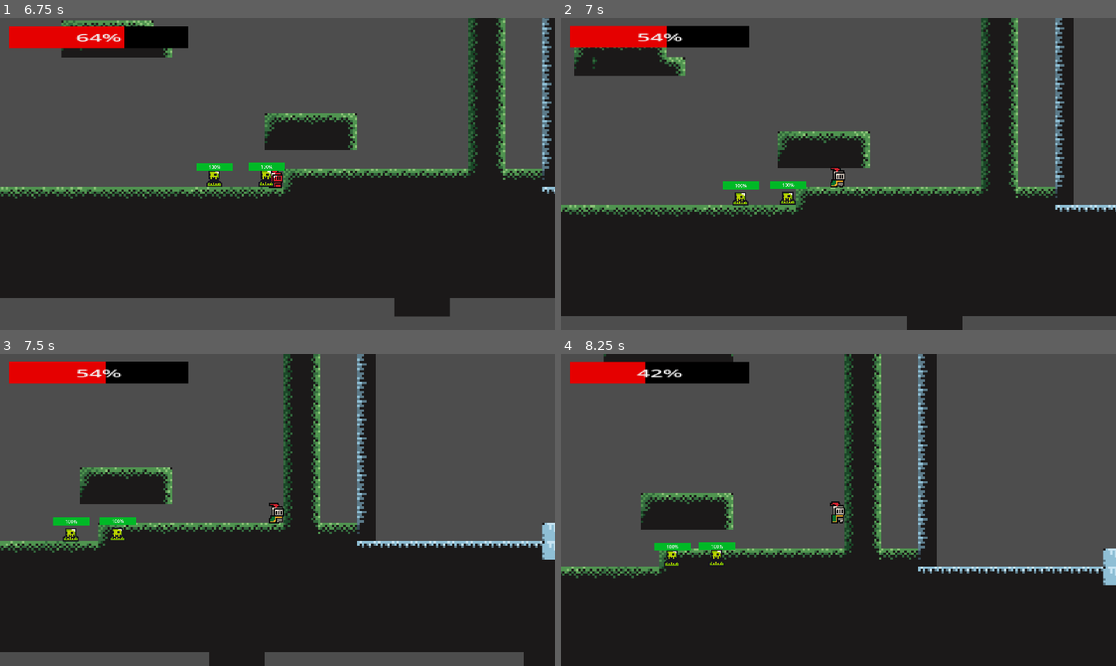
Above: before the commit, frames 1-4 (two rows, left to right).
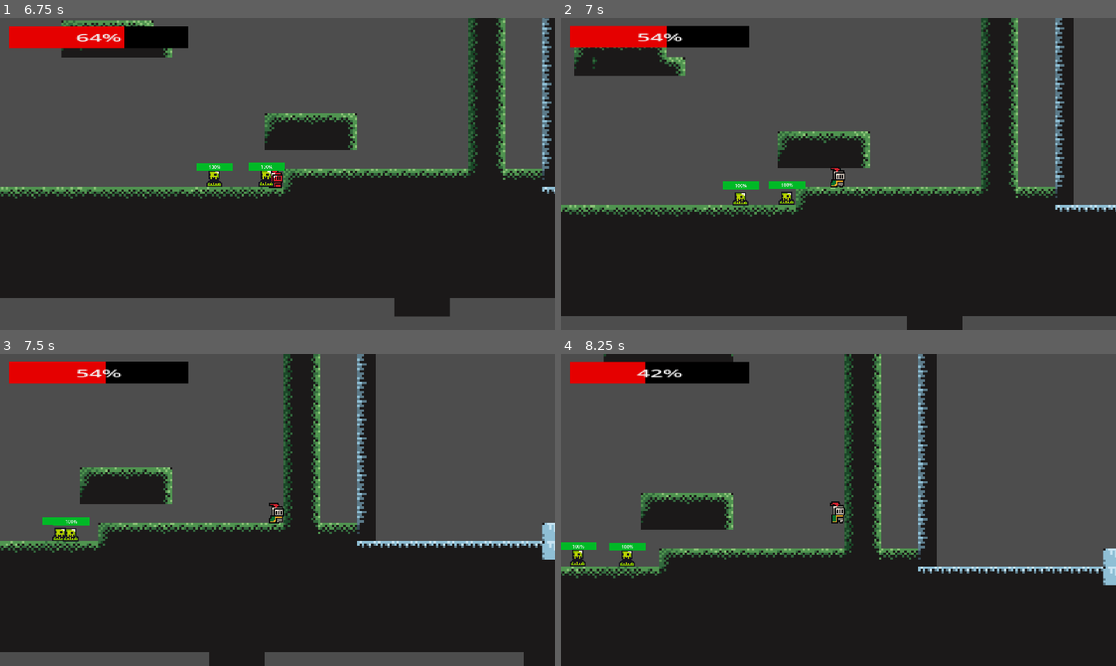
Above: after the commit, the same moments.

Repository: Realloush/Rasmuskel-inc.
Game: Godot game, scene res://scenes/MainMenu.tscn
Same seed, same stepped clock (60 frames per second), same inputs: the game is played once before the commit and once after it.
Inputs (mouse positions are in pixels of both pictures, inside the frame that each line leads up to):
- Up to frame 1 (6.75 s): click "Play" at 0.5 s; tap Enter (ui_accept) at 1.25, 1.52, 2.27, 3.77, 4.52, 5.27 s; move the mouse to (249, 236) at 1.27 s; hold D (ui_right) 1.28-2.78 s; tap R (Heal_damage) at 1.35, 3.6, 5.85 s; click (249, 236) at 1.42 s; move the mouse to (444, 220) at 2.02 s; click (444, 220) at 2.1 s; move the mouse to (111, 127) at 2.77 s; hold Shift (shift) 2.78-3.53 s; hold A (ui_left) 2.78-5.03 s; move the mouse to (305, 174) at 3.52 s; click (305, 174) at 3.67 s; move the mouse to (194, 96) at 4.27 s; click (194, 96) at 4.35 s; move the mouse to (399, 158) at 5.02 s; hold D (ui_right) from 5.03 s (still down); tap Shift (shift) at 5.1 s; move the mouse to (166, 189) at 5.77 s; click (166, 189) at 5.92 s; move the mouse to (333, 105) at 6.52 s; click (333, 105) at 6.6 s
- Up to frame 2 (7 s): keep holding D (ui_right); tap Enter (ui_accept) at 6.77 s
- Up to frame 3 (7.5 s): keep holding D (ui_right); move the mouse to (249, 572) at 7.27 s; hold Shift (shift) from 7.28 s (still down)
- Up to frame 4 (8.25 s): keep holding D (ui_right); tap Enter (ui_accept) at 7.52 s; move the mouse to (1005, 556) at 8.02 s; release Shift (shift) at 8.03 s; tap R (Heal_damage) at 8.1 s; click (1005, 556) at 8.17 s

Frame 1 is identical in both runs. In frame 2, less than 0.1% of the frame differs, in the area x 37-45%, y 52-60%; in frame 3, 0.4%; in frame 4, 1.0%, in the area x 0-32%, y 60-69%.

Commit message:
Combat Update Patch

Diff:
--- a/enemy_1.gd
+++ b/enemy_1.gd
@@ -39,6 +39,8 @@
 		state = FOLLOW
 
 		target_position = target.global_position
+	if raycastright.is_colliding() == true or raycastleft.is_colliding() == true:
+		state = MOVE
 
 	$ProgressBar.value = currenthealth
 
@@ -58,9 +60,14 @@
 
 
 func follow(delta):
+
+
 	direction = (target_position-global_position).normalized()
+	if raycastright.is_colliding() == false and raycastleft.is_colliding() == false:
+		position.x += direction.x * speed * delta
+	else:
+		target = null
 
-	position.x += direction.x * speed * delta
 
 
 func death():
